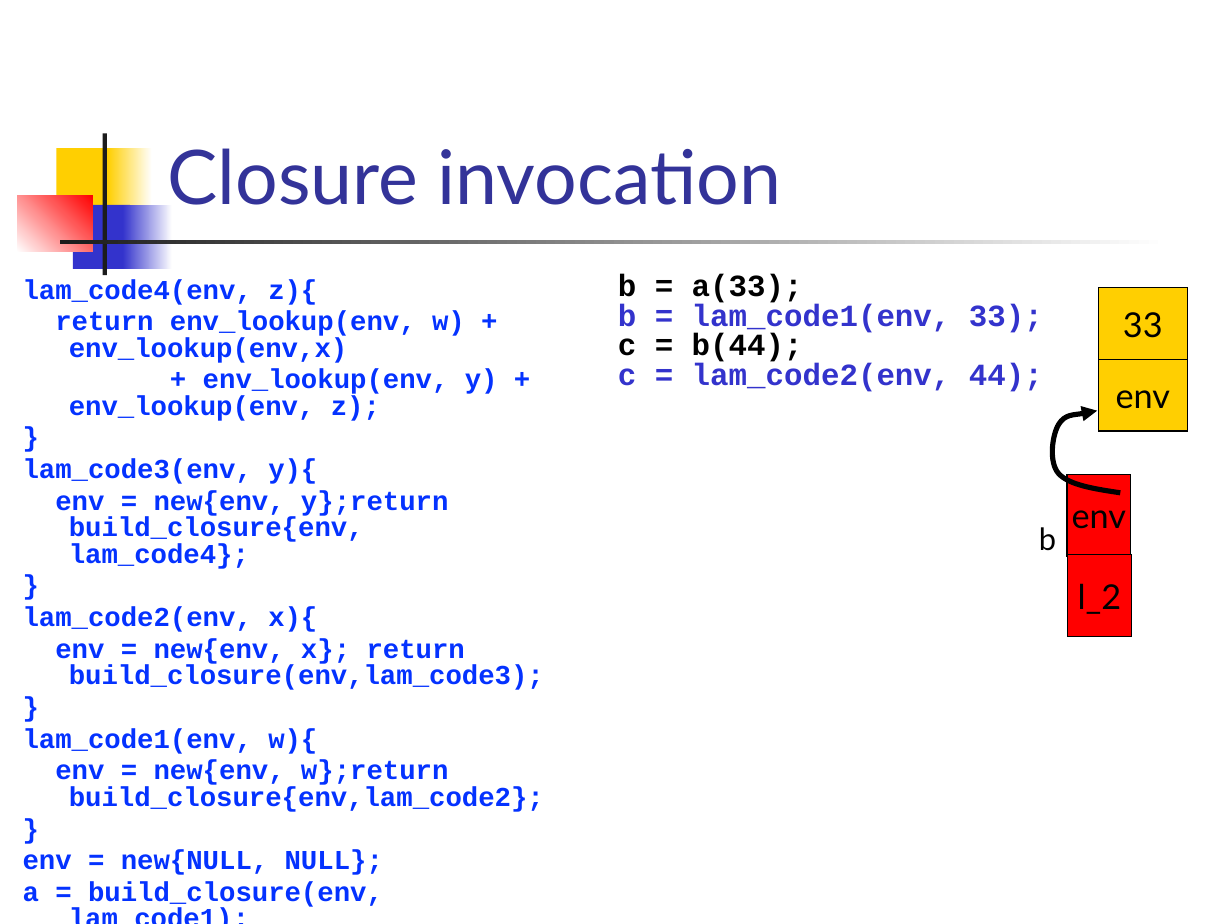
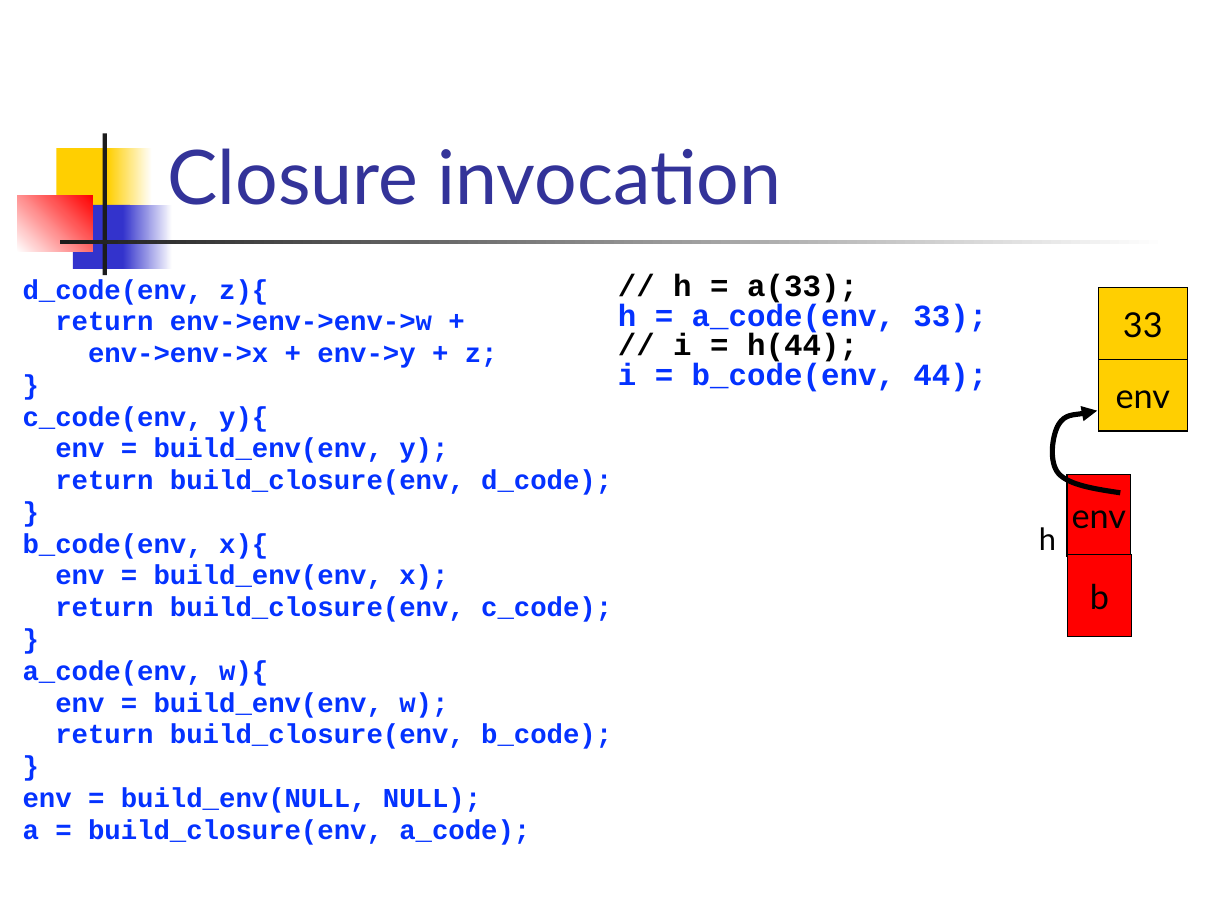
Before and after one commit to csslab-ustc/csslab-ustc.github.io, a slide deck: slide 26 of courses/compiler/slides/lec20-ir-closure.pptx. Drawn at 1232x924 pixels with LibreOffice and Linux fonts; fonts in the diff are those of the drawing. Boxes give left, top, right and bottom in pixels: in the first picture for what was removed or moved away, otherwise in the second. Text is boxed around its words. In the diff, an @@ line names an element or a change of style, - is before the commit and + after.

```diff
--- a/courses/compiler/slides/lec20-ir-closure.pptx
+++ b/courses/compiler/slides/lec20-ir-closure.pptx
@@ text at (23,279,498,368): text changed @@
-lam_code4(env, z){
-return env_lookup(env, w) + env_lookup(env,x)
-+ env_lookup(env, y) + env_lookup(env, z);
+d_code(env, z){
+return env->env->env->w +
+env->env->x + env->y + z;
@@ text at (618,274,987,392): text changed; text colour #3333CC to #0432FF @@
-b = a(33);
-b = lam_code1(env, 33);
-c = b(44);
-c = lam_code2(env, 44);
+// h = a(33);
+h = a_code(env, 33);
+// i = h(44);
+i = b_code(env, 44);
@@ text at (23,406,612,495): text changed @@
-lam_code3(env, y){
-env = new{env, y};return build_closure{env, lam_code4};
+c_code(env, y){
+env = build_env(env, y);
+return build_closure(env, d_code);
@@ text at (23,533,612,622): text changed @@
-lam_code2(env, x){
-env = new{env, x}; return build_closure(env,lam_code3);
+b_code(env, x){
+env = build_env(env, x);
+return build_closure(env, c_code);
@@ text at (1039,527,1056,550): text changed @@
-b
+h
@@ text in rectangle at (1090,583,1109,610): text changed @@
-l_2
+b
@@ text at (23,661,612,749): text changed @@
-lam_code1(env, w){
-env = new{env, w};return build_closure{env,lam_code2};
+a_code(env, w){
+env = build_env(env, w);
+return build_closure(env, b_code);
@@ text at (23,788,530,845): text changed @@
-env = new{NULL, NULL};
-a = build_closure(env, lam_code1);
+env = build_env(NULL, NULL);
+a = build_closure(env, a_code);
```
Also in this commit, not shown: 20 other slides changed, 1 slide added, 1 slide removed.
